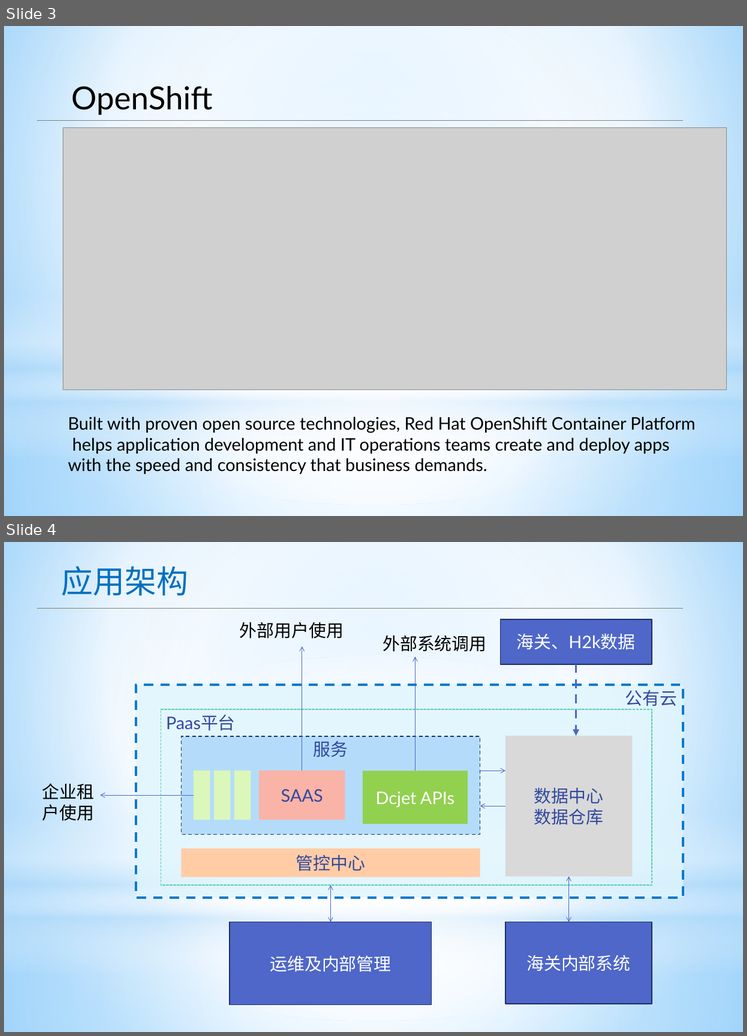
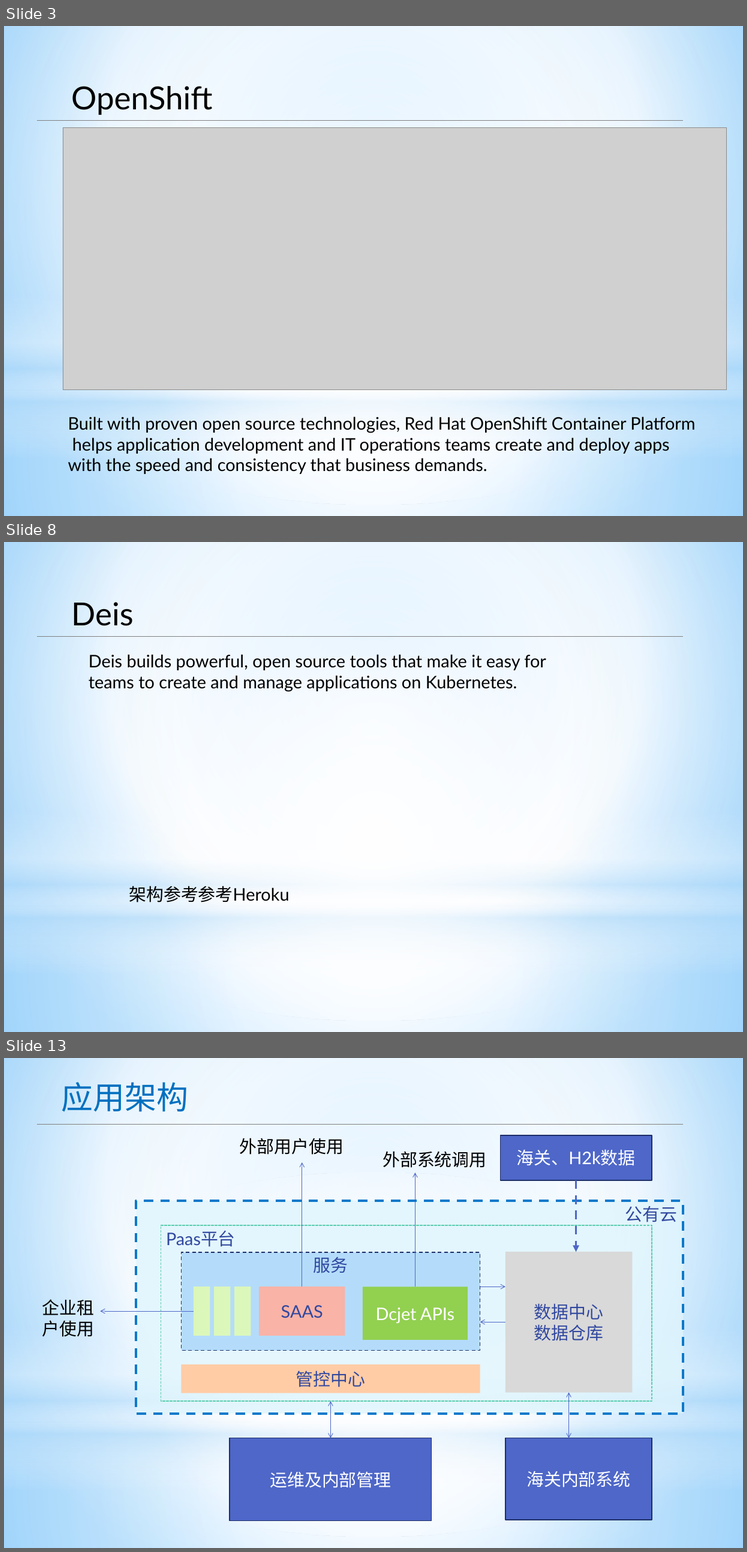
Before and after one commit to apporoad/DesignAndScheme2017, a slide deck: c云服务架构/Saas&Paas架构设计.pptx. Shown one above the other, each under a label of ours: slides 3 and 4 before the commit, slides 3, 8 and 13 after it; the slides between them are not shown. The pictures are 747x1036 and 747x1552 pixels, drawn with LibreOffice and Linux fonts; fonts in the diff are those of the drawing; grey boxes stand for pictures. Boxes give left, top, right and bottom in pixels: in the first picture for what was removed or moved away, otherwise in the second. Text is boxed around its words. In the diff, an @@ line names an element or a change of style, - is before the commit and + after.

```diff
--- a/c云服务架构/Saas&Paas架构设计.pptx
+++ b/c云服务架构/Saas&Paas架构设计.pptx
@@ slide 8 added at (4,542,743,1032), background gradient #9ED5FF to #FFFFFF to #5BB9FF; not listed: 4 template elements that a slide beside it also shows @@
@@ text added at (71,602,133,626), 44 pt, text #000000 @@
+Deis
@@ line added from (37, 636) to (683, 636), #808080 0.75 pt @@
@@ text added at (89,654,546,692), 24 pt, text #000000 @@
+Deis builds powerful, open source tools that make it easy for teams to create and manage applications on Kubernetes.
@@ text added at (129,886,289,903), 24 pt, text #000000 @@
+架构参考参考Heroku
@@ what was slide 4 is now slide 13 @@
```
Also in this commit, not shown: 1 slide changed, 8 other slides added.
